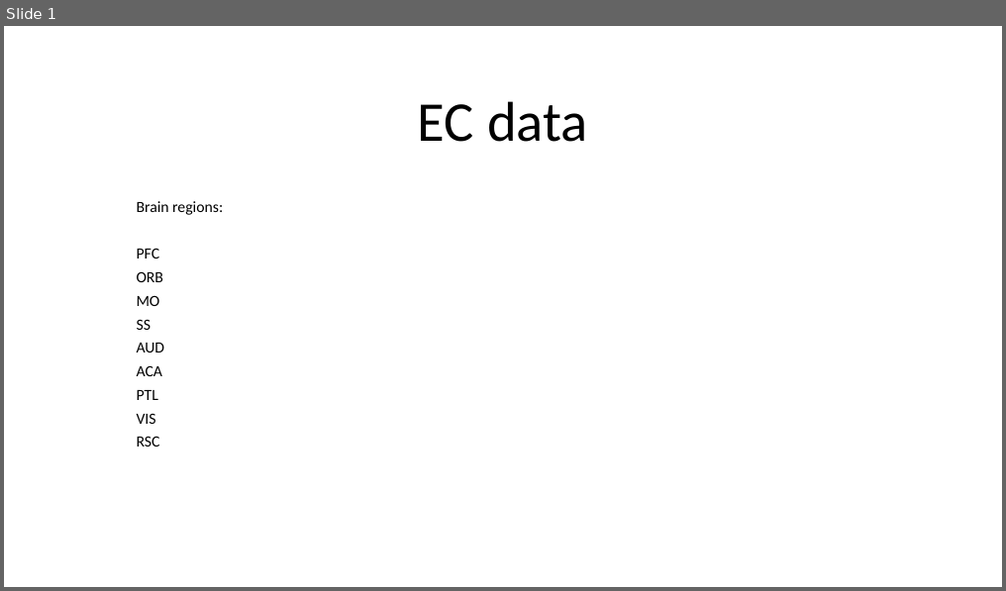
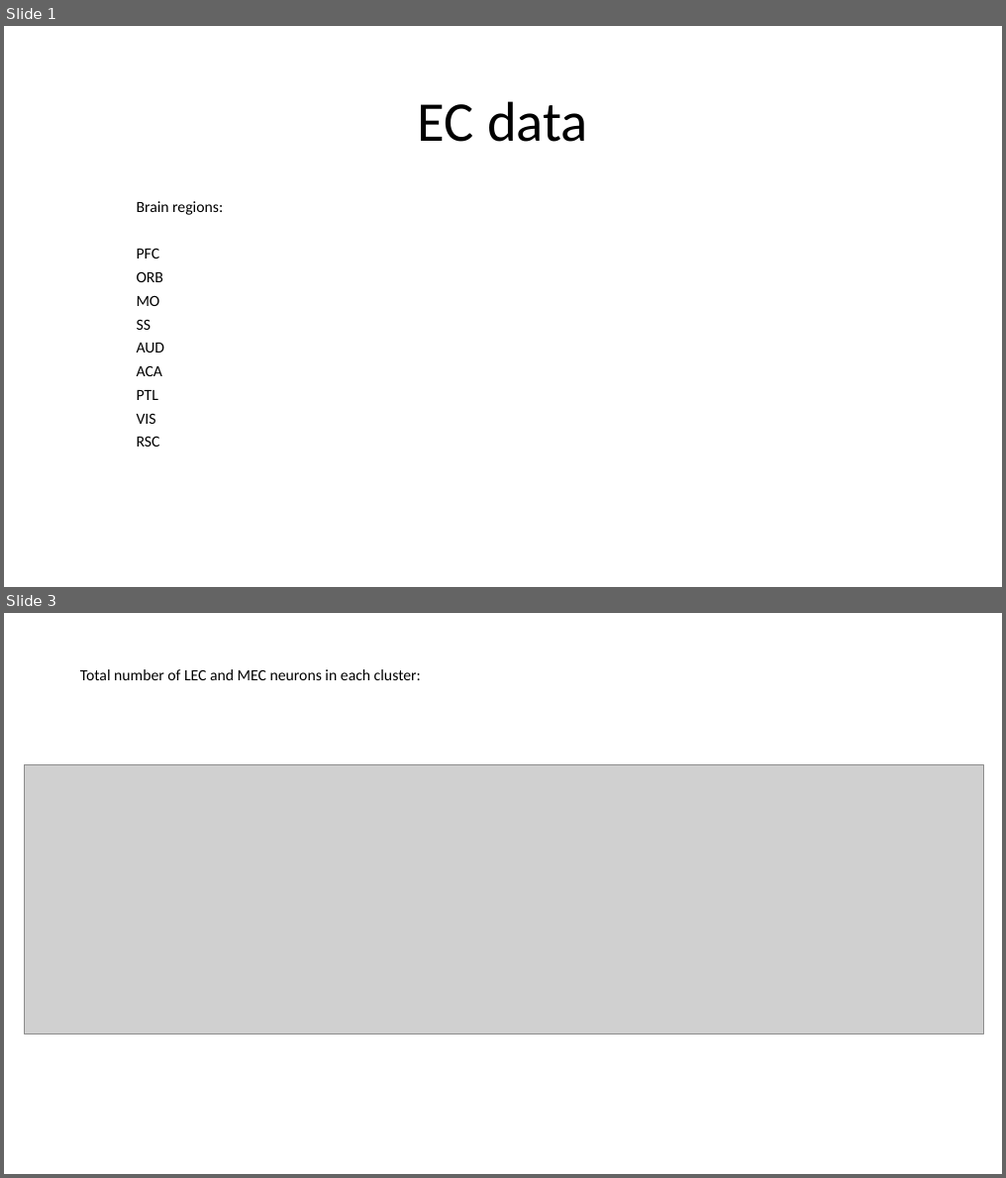
Before and after one commit to jinluliu550/MAPseq_analysis, a slide deck: jinlu/EC.pptx. Shown one above the other, each under a label of ours: slide 1 before the commit, slides 1 and 3 after it; the slides between them are not shown. The pictures are 1006x591 and 1006x1178 pixels, drawn with LibreOffice and Linux fonts; fonts in the diff are those of the drawing; grey boxes stand for pictures. Boxes give left, top, right and bottom in pixels: in the first picture for what was removed or moved away, otherwise in the second. Text is boxed around its words. In the diff, an @@ line names an element or a change of style, - is before the commit and + after.

```diff
--- a/jinlu/EC.pptx
+++ b/jinlu/EC.pptx
@@ slide 3 added at [4, 613, 1002, 1174], background #FFFFFF @@
@@ title added at [80, 669, 421, 680], 15 pt, text #000000 @@
+Total number of LEC and MEC neurons in each cluster:
@@ picture added at [24, 765, 985, 1034] @@
```
Also in this commit, not shown: 18 other slides added, 3 slides removed, 25 other files.
